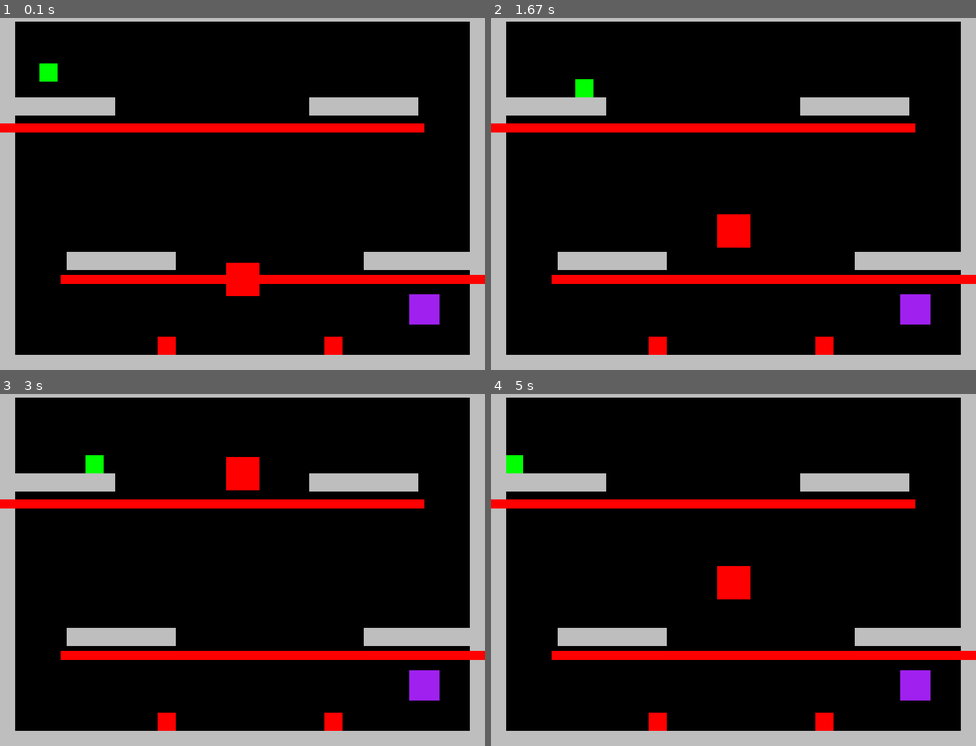
Above: before the commit, frames 1-4 (two rows, left to right).
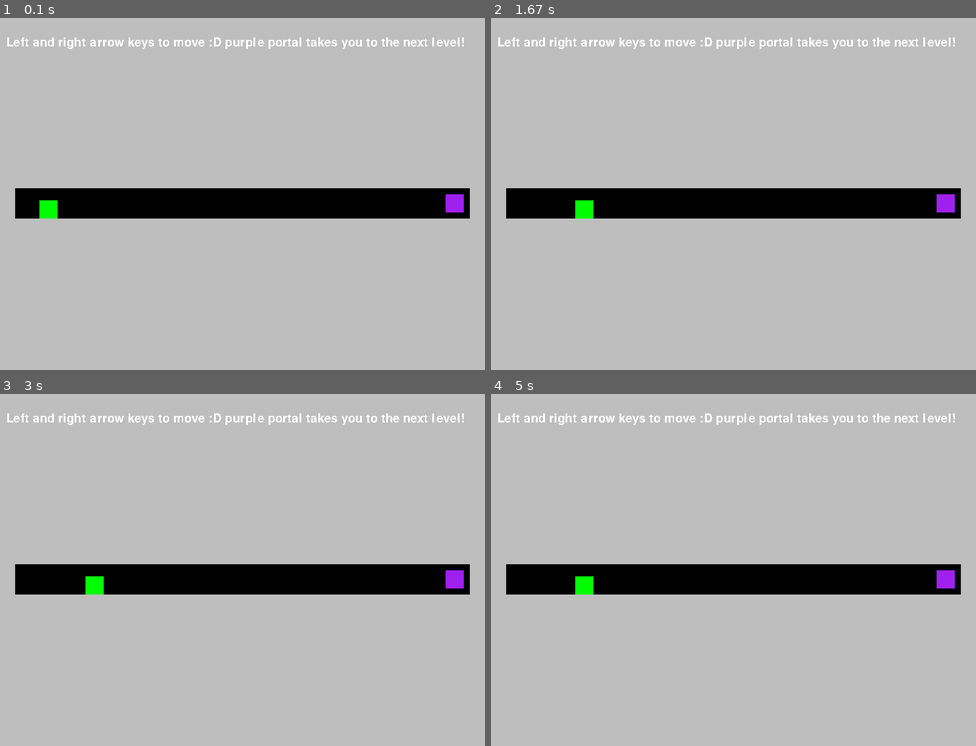
Above: after the commit, the same moments.

Repository: MagicalKarp74/Pygame-Project
Game: pygame game, started from Main.py
Same seed, same stepped clock (60 frames per second), same inputs: the game is played once before the commit and once after it.
Inputs:
- Up to frame 1 (0.1 s): no input
- Up to frame 2 (1.67 s): hold Right 0.33-0.8 s; hold Right 0.83-1.3 s; hold Left from 1.33 s (still down)
- Up to frame 3 (3 s): release Left at 1.87 s; hold Left 1.9-2.3 s; hold Right 2.33-2.97 s
- Up to frame 4 (5 s): hold Left 3-3.47 s; hold Right 3.5-3.97 s; hold Right 4-4.47 s; hold Left from 4.5 s (still down)

The runs differ from the first frame. In frame 1, 77% of the frame differs, in the area x 0-100%, y 1-96%; in frame 2, 77%; in frame 3, 77%; in frame 4, 77%.

Commit message:
Update Main.py

Diff:
--- a/Main.py
+++ b/Main.py
@@ -23,11 +23,11 @@
 
 font=pygame.font.Font(None,30)
 
-lv_index = 7
-
-lv_texts = ["Left and right arrow keys to move :D purple por …(274 unchanged characters)… you need to know, good luck!","","","","","YOU WIN!"]
-
-player_level_spawns = ((80,330),(80,330),(80,330),(80,330),(80,330),(80,330),(80,550),(80,100),(80,100))
+lv_index = 0
+
+lv_texts = ["Left and right arrow keys to move :D purple por …(274 unchanged characters)… you need to know, good luck!","","","","YOU WIN!        Entering next portal exits (crashes) the game"]
+
+player_level_spawns = ((80,330),(80,330),(80,330),(80,330),(80,330),(80,330),(80,550),(80,100),(80,80),(80,560))
 
 num_not_collides = 0
 
@@ -312,8 +312,8 @@
 
     def all_player_methods(self):
         self.walk()
+        self.wall_jump()
         self.jump()
-        self.wall_jump()
         self.dash()
         self.update_dash()
         self.update_move()
@@ -351,6 +351,12 @@
 lv_7_2_platform = Terrain("Gray",180,30,600,165)
 lv_7_3_platform = Terrain("Gray",180,30,690,420)
 lv_7_4_platform = Terrain("Gray",180,30,200,420)
+lv_8_1_platform = Terrain("Gray",70,20,60,110)
+lv_8_2_platform = Terrain("Gray",30,560,150,200)
+lv_8_3_platform = Terrain("Gray",300,150,400,400)
+lv_8_4_platform = Terrain("Gray",30,560,650,200)
+lv_8_5_platform = Terrain("Gray",30,200,290,230)
+lv_8_6_platform = Terrain("Gray",30,200,510,230)
 
 
 # the singular text box we need
@@ -379,6 +385,15 @@
 lv_7_4_enemy = Enemy("red",30,30,275,560,0,False,0,0)
 lv_7_5_enemy = Enemy("red",30,30,550,560,0,False,0,0)
 
+lv_8_1_enemy = Enemy("red",30,30,20,200,2,True,1,130)
+lv_8_2_enemy = Enemy("red",30,30,130,400,2,True,1,130)
+lv_8_3_enemy = Enemy("red",20,120,100,530,8,True,1,799)
+lv_8_4_enemy = Enemy("red",20,120,400,530,0,True,1,799)
+lv_8_5_enemy = Enemy("red",200,20,400,330,0,True,1,799)
+lv_8_6_enemy = Enemy("red",20,150,400,100,0,True,1,799)
+lv_8_7_enemy = Enemy("red",30,30,660,200,0,True,1,130)
+lv_8_8_enemy = Enemy("red",30,30,780,400,0,True,1,130)
+
 
 
 #enemy portals
@@ -386,7 +401,7 @@
 lv_0_to_5_portal = Portal("Purple",30,30,750,325)
 lv_6_portal = Portal("Purple",50,50,700,500)
 lv_7_portal = Portal("Purple",50,50,700,450)
-lv_8_portal = Portal("Purple",50,50,700,450)
+lv_8_portal = Portal("Purple",50,50,720,80)
 lv_9_portal = Portal("Purple",50,50,700,450)
 
 # defining boundaries used in all/most levels
@@ -498,6 +513,27 @@
 
 lv_7_terrain.add(lv_6_portal)
 
+#lv 8
+
+lv_8_terrain.add(lv_8_1_platform)
+lv_8_terrain.add(lv_8_2_platform)
+lv_8_terrain.add(lv_8_3_platform)
+lv_8_terrain.add(lv_8_4_platform)
+lv_8_terrain.add(lv_8_5_platform)
+lv_8_terrain.add(lv_8_6_platform)
+
+lv_8_terrain.add(lv_8_1_enemy)
+lv_8_terrain.add(lv_8_2_enemy)
+lv_8_terrain.add(lv_8_3_enemy)
+lv_8_terrain.add(lv_8_4_enemy)
+lv_8_terrain.add(lv_8_5_enemy)
+lv_8_terrain.add(lv_8_6_enemy)
+lv_8_terrain.add(lv_8_7_enemy)
+lv_8_terrain.add(lv_8_8_enemy)
+
+lv_8_terrain.add(lv_8_portal)
+
+
 
 running = True
 while running:
